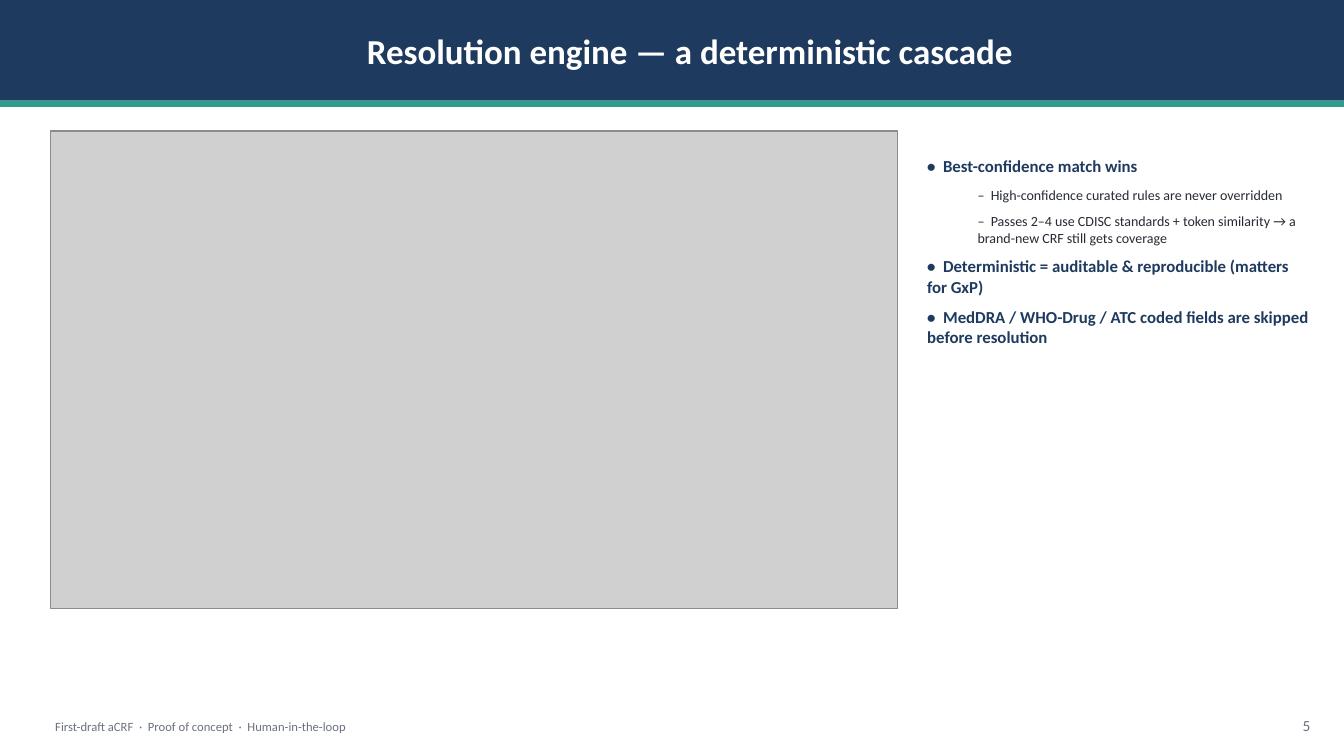
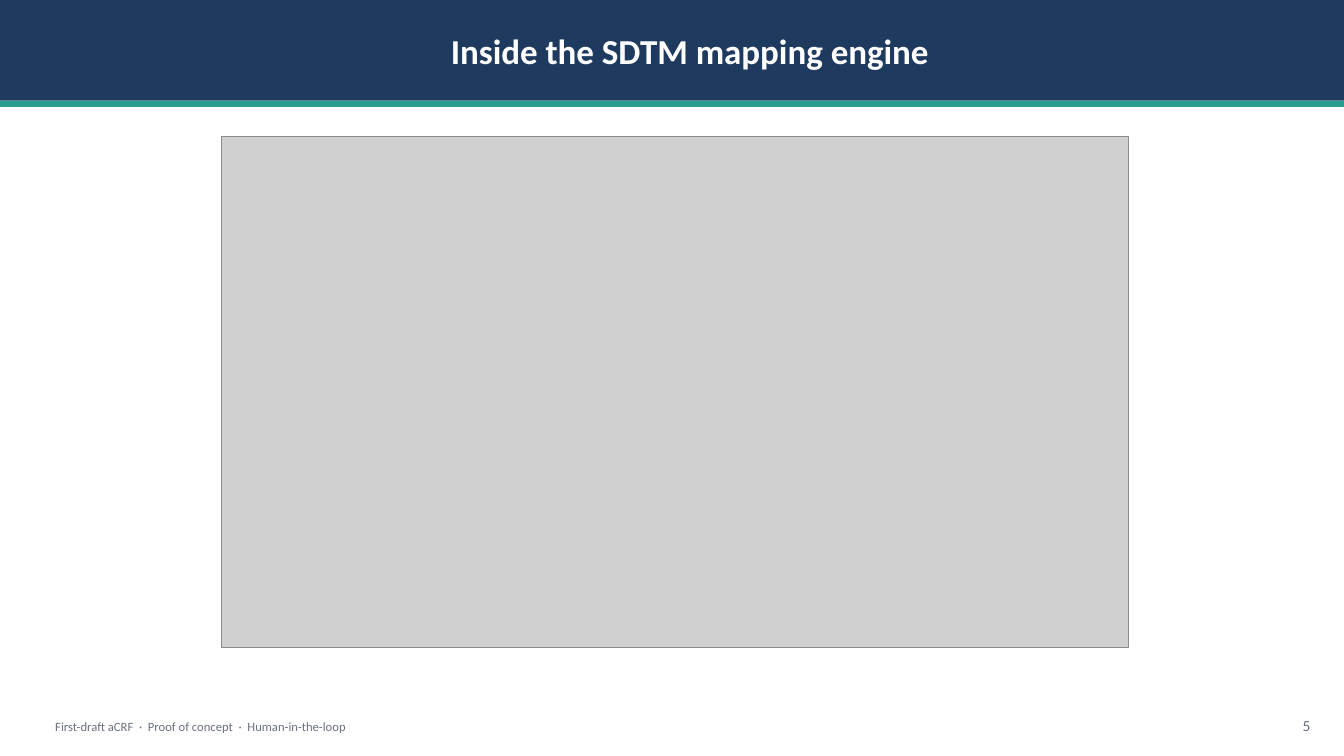
Before and after one commit to clonefutura10/design-repo, a slide deck: slide 5 of DEMO_new.pptx. Drawn at 1344x756 pixels with LibreOffice and Linux fonts; fonts in the diff are those of the drawing; grey boxes stand for pictures. Boxes give left, top, right and bottom in pixels: in the first picture for what was removed or moved away, otherwise in the second. Text is boxed around its words. In the diff, an @@ line names an element or a change of style, - is before the commit and + after.

```diff
--- a/DEMO_new.pptx
+++ b/DEMO_new.pptx
@@ text in rectangle at (451, 39, 929, 70): text changed @@
-Resolution engine — a deterministic cascade
+Inside the SDTM mapping engine
@@ picture: place and size @@
-picture at (50, 131, 897, 609)
+picture at (222, 136, 1129, 648)
@@ text removed at (927, 160, 1308, 343) @@
-• Best-confidence match wins
-  – High-confidence curated rules are never overridden
-  – Passes 2–4 use CDISC standards + token similarity → a brand-new CRF still gets coverage
-• Deterministic = auditable & reproducible (matters for GxP)
-• MedDRA / WHO-Drug / ATC coded fields are skipped before resolution
```
Also in this commit, not shown: 9 other slides changed.
